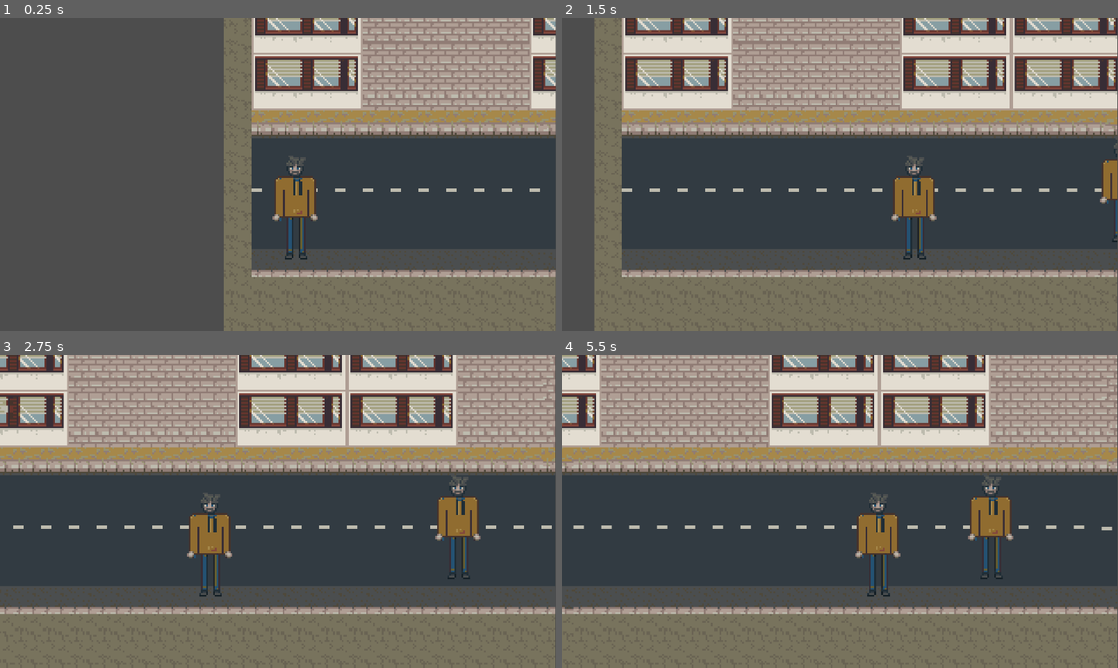
Above: before the commit, frames 1-4 (two rows, left to right).
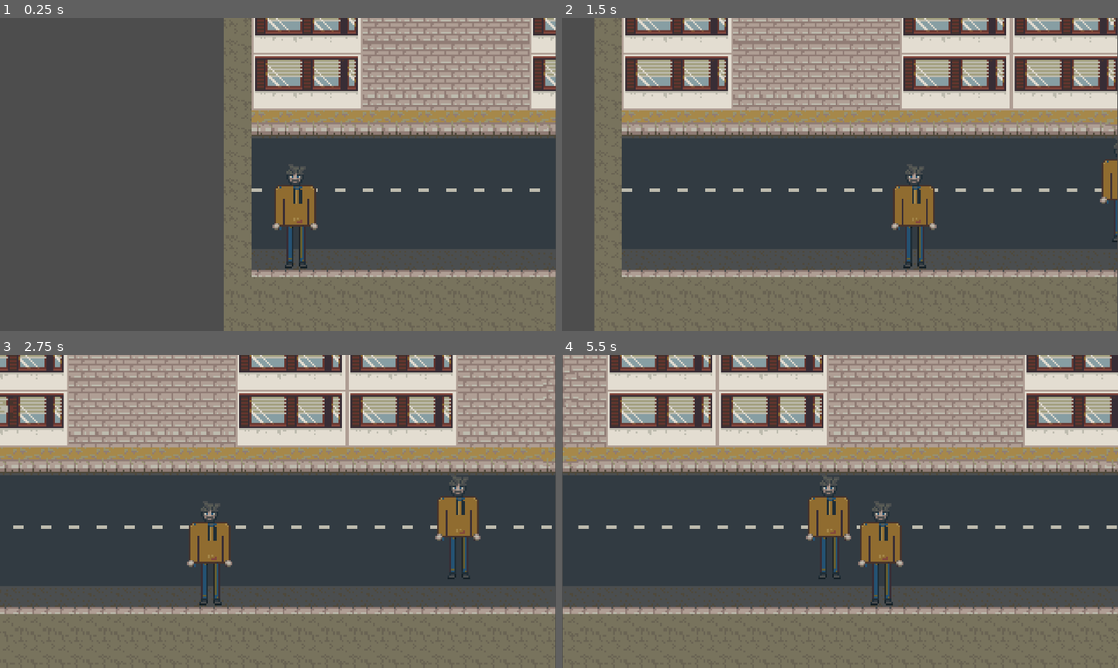
Above: after the commit, the same moments.

Repository: Rotta-Games/fgj26
Game: Godot game, scene res://scenes/game.tscn
Same seed, same stepped clock (60 frames per second), same inputs: the game is played once before the commit and once after it.
Inputs:
- Up to frame 1 (0.25 s): no input
- Up to frame 2 (1.5 s): tap Enter (ui_accept) at 0.5, 0.77 s; hold Z (p1_hit, bound only after the commit) 0.53-1.28 s; hold Right (ui_right) from 0.53 s (still down); tap Z (p1_hit, bound only after the commit) at 1.35 s
- Up to frame 3 (2.75 s): tap Enter (ui_accept) at 1.52 s; release Right (ui_right) at 2.03 s; hold Left (ui_left) from 2.03 s (still down); hold Z (p1_hit, bound only after the commit) from 2.03 s (still down)
- Up to frame 4 (5.5 s): release Left (ui_left) at 2.78 s; release Z (p1_hit, bound only after the commit) at 2.78 s; hold Right (ui_right) 2.78-4.28 s; tap Z (p1_hit, bound only after the commit) at 2.85, 4.35 s; tap Enter (ui_accept) at 3.02, 3.77, 4.52 s; hold Z (p1_hit, bound only after the commit) 3.53-4.28 s; hold Left (ui_left) 4.28-5.03 s; hold Right (ui_right) from 5.03 s (still down); hold Z (p1_hit, bound only after the commit) from 5.03 s (still down)

The runs differ from the first frame. In frame 1, 0.8% of the frame differs, in the area x 49-58%, y 44-80%; in frame 2, 0.8%; in frame 3, 0.8%; in frame 4, 31%, in the area x 0-100%, y 0-100%.

Commit message:
Player punch, maybe

Diff:
--- a/project.godot
+++ b/project.godot
@@ -38,6 +38,18 @@
 "res://scripts/": "green"
 }
 
+[global_group]
+
+Enemy=""
+
+[input]
+
+p1_hit={
+"deadzone": 0.2,
+"events": [Object(InputEventKey,"resource_local_to_scene":false,"resource_name":"","device":0,"window_id":0,"alt_pressed":false,"shift_pressed":false,"ctrl_pressed":false,"meta_pressed":false,"pressed":false,"keycode":0,"physical_keycode":90,"key_label":0,"unicode":0,"location":0,"echo":false,"script":null)
+]
+}
+
 [physics]
 
 common/physics_ticks_per_second=144
--- a/scenes/player/player.gd
+++ b/scenes/player/player.gd
@@ -4,6 +4,9 @@
 
 const SPEED = 150.0
 const JUMP_VELOCITY = -400.0
+
+@onready var fist_box = $FistBox2D
+@onready var fist_collision = $FistBox2D/FistBoxCullision2D
 
 
 func _physics_process(delta: float) -> void:
@@ -26,3 +29,18 @@
 		velocity.y = move_toward(velocity.y, 0, SPEED)
 
 	move_and_slide()
+
+
+func _input(event):
+	if event is InputEventKey and event.pressed:
+		if event.is_action_pressed("p1_hit"):
+			self.fist_collision.disabled = false
+			print("PUNCH!")
+
+func _process(_delta):
+	self.fist_collision.disabled = true
+
+
+func _on_fist_hit_enemy(area: Area2D) -> void:
+	# ennemy.hurt(player_stats.attack_power_or_jotain)
+	pass
--- a/scenes/player/player.tscn
+++ b/scenes/player/player.tscn
@@ -9,6 +9,9 @@
 
 [sub_resource type="RectangleShape2D" id="RectangleShape2D_gee14"]
 size = Vector2(19.5, 9)
+
+[sub_resource type="CircleShape2D" id="CircleShape2D_gmlin"]
+radius = 5.0990195
 
 [sub_resource type="RectangleShape2D" id="RectangleShape2D_dovo2"]
 size = Vector2(20, 49)
@@ -24,10 +27,23 @@
 position = Vector2(-2, -11)
 texture = ExtResource("2_qhqgy")
 
-[node name="PersonalSpace2D" type="CollisionShape2D" parent="." unique_id=1900141297]
+[node name="PersonalSpaceRigidBody" type="RigidBody2D" parent="." unique_id=25305041]
+
+[node name="PersonalSpaceCullision2D" type="CollisionShape2D" parent="PersonalSpaceRigidBody" unique_id=1900141297]
 position = Vector2(-2.75, 15.5)
 shape = SubResource("RectangleShape2D_gee14")
 
-[node name="HitBox2D" type="CollisionShape2D" parent="." unique_id=210454895]
+[node name="FistBox2D" type="Area2D" parent="." unique_id=1807308919]
+
+[node name="FistBoxCullision2D" type="CollisionShape2D" parent="FistBox2D" unique_id=1421419464]
+position = Vector2(20, -22)
+shape = SubResource("CircleShape2D_gmlin")
+disabled = true
+
+[node name="HitBox2D" type="Area2D" parent="." unique_id=1957341326]
+
+[node name="HitBoxCullision2D" type="CollisionShape2D" parent="HitBox2D" unique_id=210454895]
 position = Vector2(-3, -14.5)
 shape = SubResource("RectangleShape2D_dovo2")
+
+[connection signal="area_entered" from="FistBox2D" to="." method="_on_fist_hit_enemy"]
